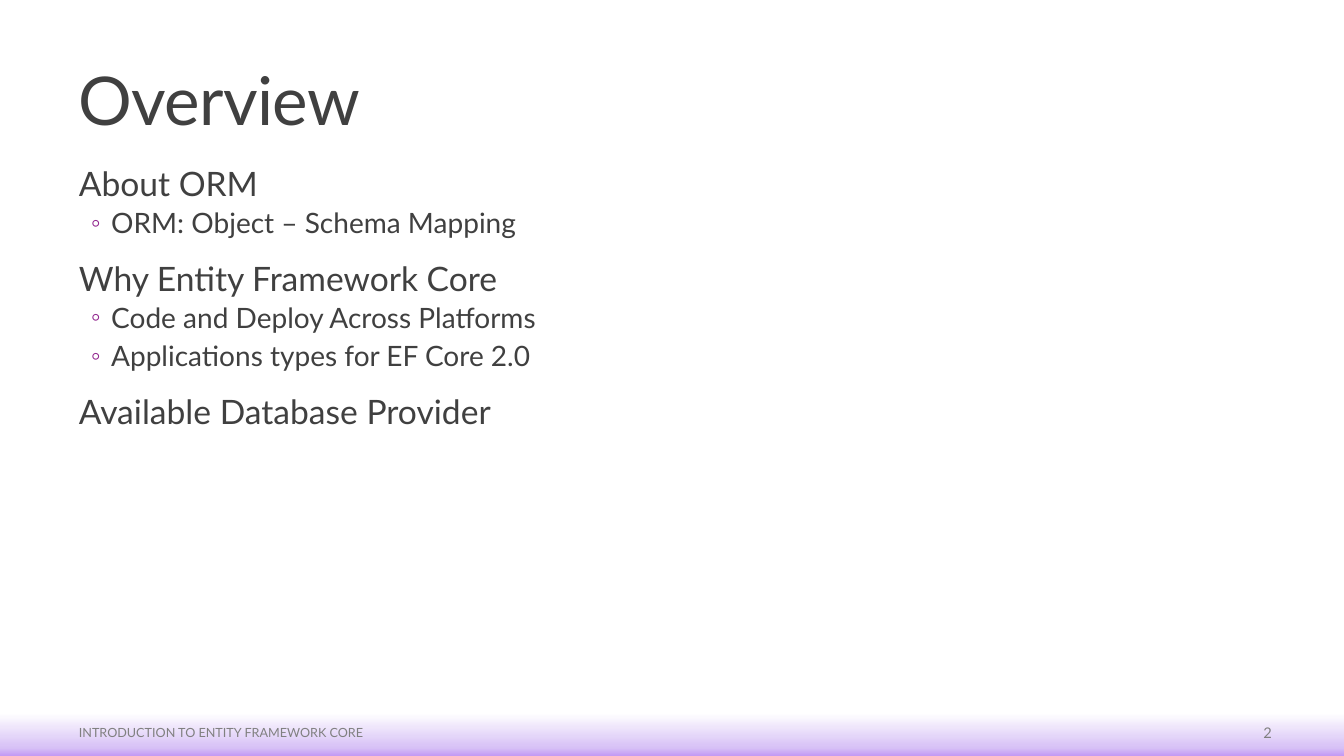
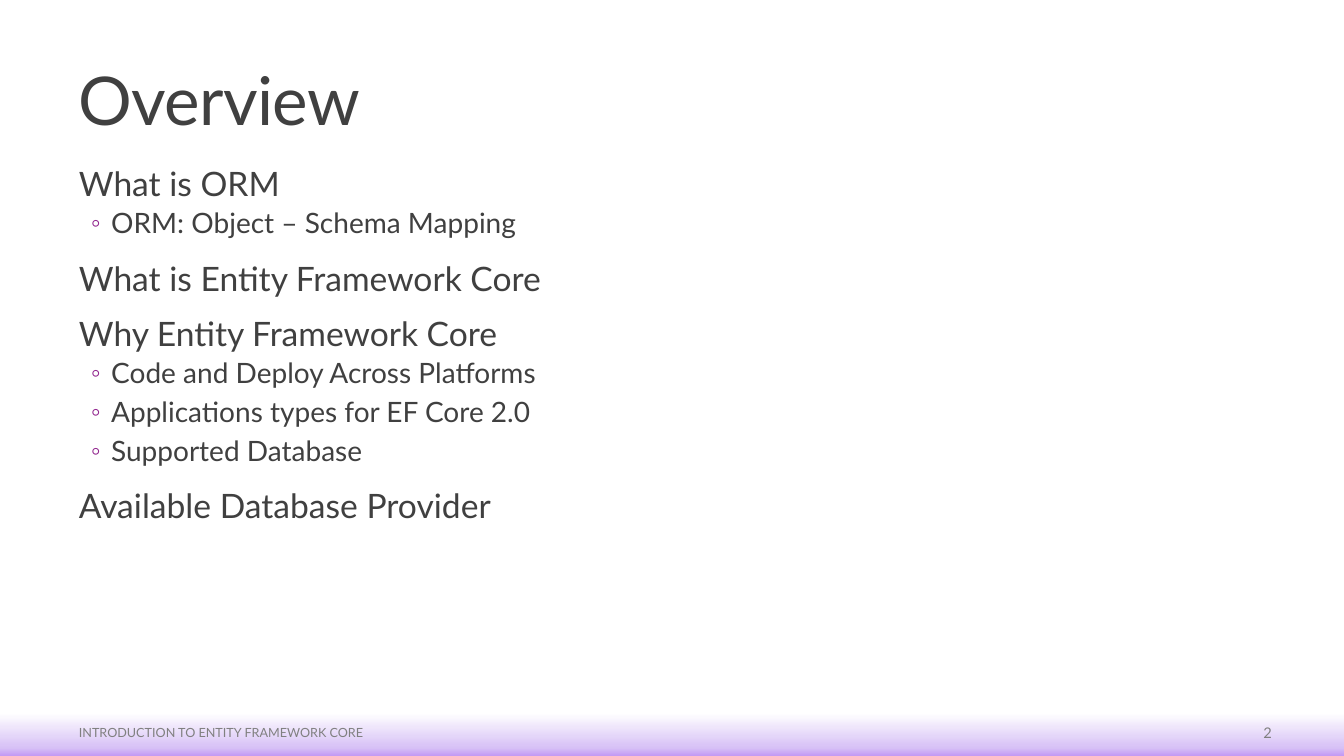
Before and after one commit to c0j0s/StudentManagementSystem, a slide deck: slide 2 of Training Materials/Lecture/1. Introduction to Entity Framework Core.pptx. Drawn at 1344x756 pixels with LibreOffice and Linux fonts; fonts in the diff are those of the drawing. Boxes give left, top, right and bottom in pixels: in the first picture for what was removed or moved away, otherwise in the second. Text is boxed around its words. In the diff, an @@ line names an element or a change of style, - is before the commit and + after.

```diff
--- a/Training Materials/Lecture/1. Introduction to Entity Framework Core.pptx
+++ b/Training Materials/Lecture/1. Introduction to Entity Framework Core.pptx
@@ text at [79,171,280,197]: text changed @@
-  About ORM
+  What is ORM
@@ text at [79,266,540,297]: paragraph added @@
+  What is Entity Framework Core
@@ text at [111,440,362,466]: paragraph added @@
+  ◦ Supported Database
```
Also in this commit, not shown: 4 other slides changed, 2 slides added, 5 other files.
